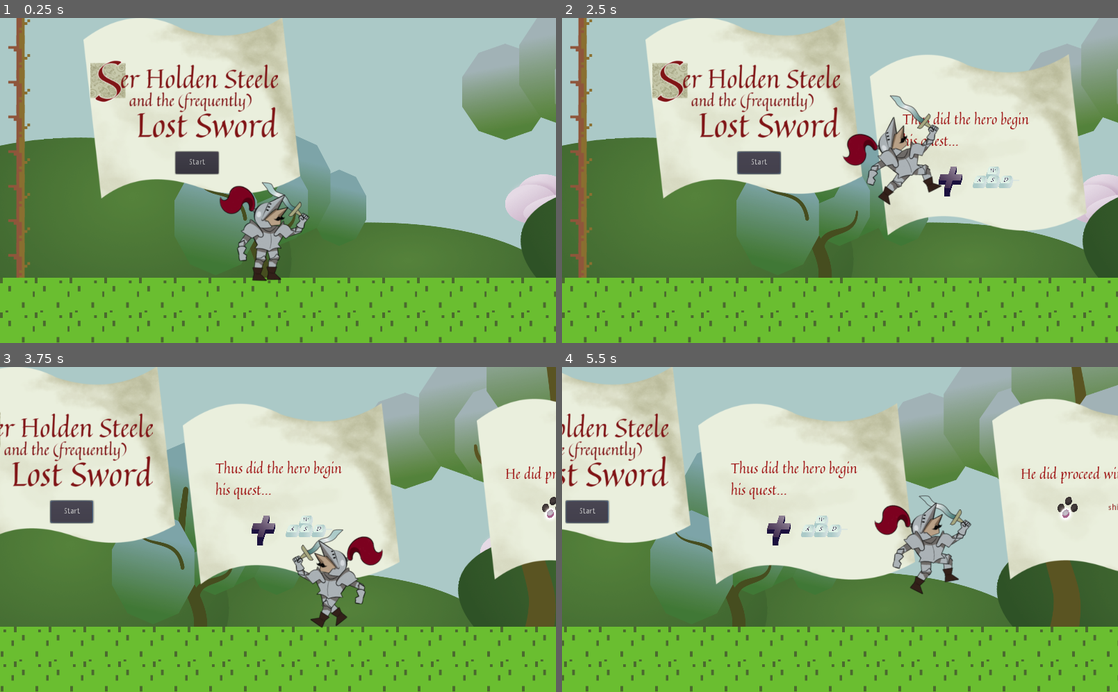
Above: before the commit, frames 1-4 (two rows, left to right).
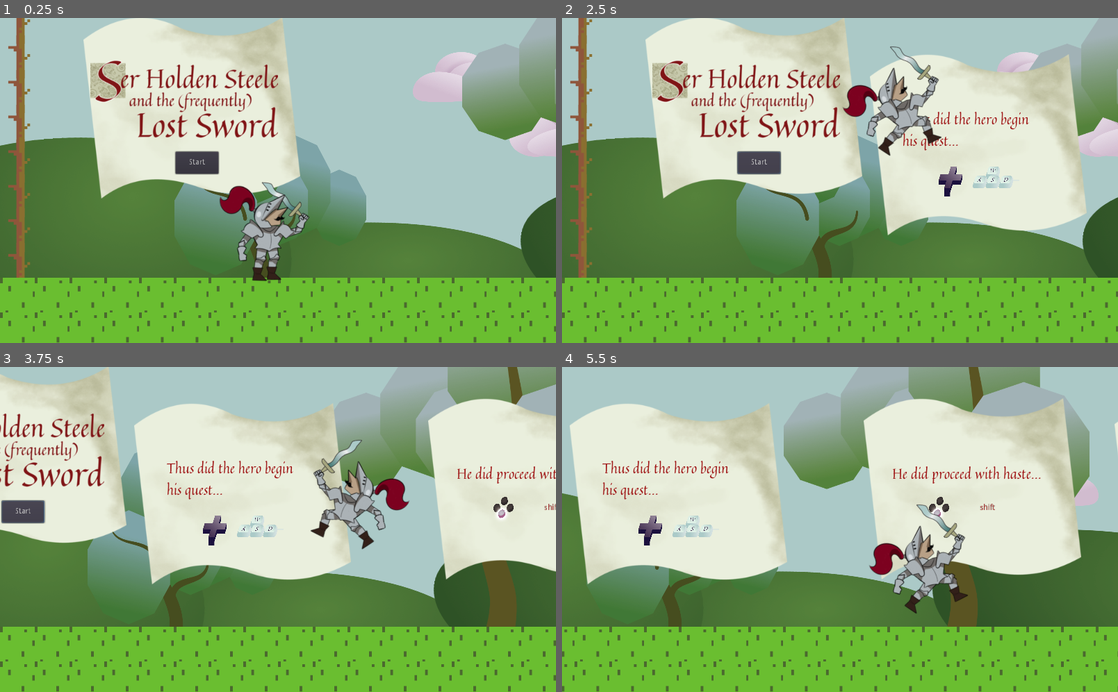
Above: after the commit, the same moments.

Repository: JRo-Robros/ggj2021-LostSword
Game: Godot game, scene res://Main.tscn
Same seed, same stepped clock (60 frames per second), same inputs: the game is played once before the commit and once after it.
Inputs:
- Up to frame 1 (0.25 s): no input
- Up to frame 2 (2.5 s): click "Start" at 0.5 s; click "Start" at 1.25 s; tap Enter (x) at 2 s; hold D (right) from 2.03 s (still down); hold Space (a) from 2.03 s (still down); tap W (up) at 2.27 s; tap Shift (b) at 2.3 s
- Up to frame 3 (3.75 s): tap W (up) at 2.57, 3.02, 3.32 s; release Space (a) at 2.78 s; tap Shift (b) at 2.85 s; tap Enter (x) at 3.05, 3.6 s; release D (right) at 3.53 s; hold A (left) from 3.53 s (still down)
- Up to frame 4 (5.5 s): tap E (y) at 3.8, 4.35 s; release A (left) at 4.28 s; hold D (right) from 4.28 s (still down); tap W (up) at 4.52, 4.55, 4.82 s; hold W (up) from 5.03 s (still down); tap Space (a) at 5.3 s

The runs differ from the first frame. In frame 1, 2.6% of the frame differs, in the area x 74-100%, y 10-64%; in frame 2, 5.1%; in frame 3, 37%; in frame 4, 50%, in the area x 0-100%, y 0-100%.

Commit message:
Updated controls

Diff:
--- a/Dragon1.tscn
+++ b/Dragon1.tscn
@@ -99,7 +99,7 @@
 [node name="AnimatedSprite" type="AnimatedSprite" parent="."]
 position = Vector2( -96, -202 )
 frames = SubResource( 1 )
-frame = 2
+frame = 6
 playing = true
 offset = Vector2( 199, -3 )
 
@@ -130,7 +130,7 @@
 collision_mask = 1024
 
 [node name="CollisionShape2D" type="CollisionShape2D" parent="hurtbox"]
-position = Vector2( 210, 44 )
+position = Vector2( 178.252, 79.7165 )
 shape = SubResource( 5 )
 
 [node name="coloranim" type="AnimationPlayer" parent="."]
--- a/HordeLevel.tscn
+++ b/HordeLevel.tscn
@@ -106,25 +106,18 @@
 region_enabled = true
 region_rect = Rect2( 1150, 0, 350, 360 )
 
-[node name="Sprite3" type="Sprite" parent="texture"]
-position = Vector2( 240, 197 )
-scale = Vector2( 0.088492, 0.362485 )
-texture = ExtResource( 11 )
-region_enabled = true
-region_rect = Rect2( 20, 410, 720, 210 )
-
 [node name="Label" type="Label" parent="."]
 anchor_left = 0.361
 anchor_top = 0.207
 anchor_right = 0.361
 anchor_bottom = 0.207
-margin_left = 408.0
+margin_left = 387.024
 margin_top = 191.0
-margin_right = 466.0
+margin_right = 553.024
 margin_bottom = 277.0
 custom_fonts/font = ExtResource( 10 )
 custom_colors/font_color = Color( 0, 0, 0, 1 )
-text = "E"
+text = "E or Down"
 align = 1
 valign = 1
 __meta__ = {
--- a/Knight.tscn
+++ b/Knight.tscn
@@ -1358,8 +1358,8 @@
 "values": [ -11.4479, -11.4479 ]
 }
 
-[sub_resource type="RectangleShape2D" id=8]
-extents = Vector2( 64, 94 )
+[sub_resource type="CircleShape2D" id=8]
+radius = 94.0661
 
 [node name="Knight" type="KinematicBody2D"]
 script = ExtResource( 2 )
@@ -1381,6 +1381,7 @@
 
 [node name="body" type="Sprite" parent="char"]
 position = Vector2( -15, -12 )
+rotation = 0.180006
 texture = ExtResource( 5 )
 __meta__ = {
 "_edit_bone_": true,
@@ -1389,7 +1390,7 @@
 
 [node name="Shoulder" type="Sprite" parent="char/body"]
 position = Vector2( 45, -13 )
-rotation = -0.0867476
+rotation = -1.39118
 texture = ExtResource( 9 )
 offset = Vector2( -42.2993, 13.2572 )
 __meta__ = {
@@ -1400,7 +1401,7 @@
 [node name="arm" type="Sprite" parent="char/body/Shoulder"]
 show_behind_parent = true
 position = Vector2( 8.25315, 10.9236 )
-rotation = -2.33272
+rotation = -1.6019
 texture = ExtResource( 6 )
 offset = Vector2( 9.21666, 6.35783 )
 __meta__ = {
@@ -1409,7 +1410,7 @@
 
 [node name="hand" type="Sprite" parent="char/body/Shoulder/arm"]
 position = Vector2( -12.4874, 19.3394 )
-rotation = -0.034399
+rotation = -0.129387
 texture = ExtResource( 8 )
 offset = Vector2( -55.9691, -13.4628 )
 __meta__ = {
@@ -1419,7 +1420,7 @@
 [node name="sword" type="Sprite" parent="char/body/Shoulder/arm/hand"]
 show_behind_parent = true
 position = Vector2( 8.8326, 26.8367 )
-rotation = 1.59796
+rotation = 1.50232
 texture = ExtResource( 12 )
 offset = Vector2( 0.460043, -45.2016 )
 __meta__ = {
@@ -1428,6 +1429,7 @@
 
 [node name="Head" type="Sprite" parent="char/body"]
 position = Vector2( 7, -4 )
+rotation = -0.181647
 texture = ExtResource( 10 )
 __meta__ = {
 "_edit_bone_": true
@@ -1435,7 +1437,7 @@
 
 [node name="Shoulder-f" type="Sprite" parent="char/body"]
 position = Vector2( 5, -5 )
-rotation = 0.126744
+rotation = 0.0860182
 texture = ExtResource( 4 )
 offset = Vector2( -5, 5 )
 __meta__ = {
@@ -1446,7 +1448,7 @@
 [node name="Arm-f" type="Sprite" parent="char/body/Shoulder-f"]
 show_behind_parent = true
 position = Vector2( -13, 5 )
-rotation = 0.0655682
+rotation = 0.704933
 texture = ExtResource( 6 )
 offset = Vector2( 9, 6 )
 __meta__ = {
@@ -1455,7 +1457,7 @@
 
 [node name="hand-f" type="Sprite" parent="char/body/Shoulder-f/Arm-f"]
 position = Vector2( -12, 22 )
-rotation = -0.199804
+rotation = -0.799012
 texture = ExtResource( 13 )
 offset = Vector2( 21, -18 )
 __meta__ = {
@@ -1465,7 +1467,7 @@
 [node name="Leg" type="Sprite" parent="char/body"]
 show_behind_parent = true
 position = Vector2( 30, 20 )
-rotation = -0.343397
+rotation = -1.09583
 texture = ExtResource( 11 )
 offset = Vector2( -13, -22 )
 __meta__ = {
@@ -1476,7 +1478,7 @@
 [node name="Boot" type="Sprite" parent="char/body/Leg"]
 show_behind_parent = true
 position = Vector2( -6, 23 )
-rotation = 0.318285
+rotation = 1.10999
 texture = ExtResource( 7 )
 offset = Vector2( -9, -41 )
 __meta__ = {
@@ -1486,6 +1488,7 @@
 [node name="Leg-f" type="Sprite" parent="char/body"]
 show_behind_parent = true
 position = Vector2( 13, 22 )
+rotation = -0.971442
 texture = ExtResource( 11 )
 offset = Vector2( -13, -22 )
 __meta__ = {
@@ -1496,6 +1499,7 @@
 [node name="Boot-f" type="Sprite" parent="char/body/Leg-f"]
 show_behind_parent = true
 position = Vector2( -6, 23 )
+rotation = 0.937053
 texture = ExtResource( 7 )
 offset = Vector2( -9, -41 )
 __meta__ = {
@@ -1507,7 +1511,7 @@
 collision_mask = 1024
 
 [node name="CollisionShape2D" type="CollisionShape2D" parent="AttackBox"]
-position = Vector2( 88, -19 )
+position = Vector2( 78.261, -13.7559 )
 shape = SubResource( 8 )
 
 [node name="AudioStreamPlayer2D" type="AudioStreamPlayer2D" parent="."]
--- a/Main.tscn
+++ b/Main.tscn
@@ -46,17 +46,17 @@
 motion_scale = Vector2( 0.2, 0.2 )
 
 [node name="Sprite" type="Sprite" parent="ParallaxBackground/ParallaxLayer3"]
-position = Vector2( 599.3, 101.95 )
+position = Vector2( 607.309, -20.8552 )
 scale = Vector2( 0.3, 0.3 )
 texture = ExtResource( 8 )
 
 [node name="Sprite2" type="Sprite" parent="ParallaxBackground/ParallaxLayer3"]
-position = Vector2( 1072, 63 )
+position = Vector2( 853.086, -70.484 )
 scale = Vector2( 0.3, 0.3 )
 texture = ExtResource( 8 )
 
 [node name="Sprite3" type="Sprite" parent="ParallaxBackground/ParallaxLayer3"]
-position = Vector2( 3182, 80 )
+position = Vector2( 432.23, -122.896 )
 scale = Vector2( 0.3, 0.3 )
 texture = ExtResource( 8 )
 flip_h = true
@@ -113,8 +113,8 @@
 texture = ExtResource( 11 )
 
 [node name="Sprite8" type="Sprite" parent="ParallaxBackground/ParallaxLayer"]
-position = Vector2( 2450, 283 )
-scale = Vector2( 0.712928, 0.738191 )
+position = Vector2( 2118.96, 273.656 )
+scale = Vector2( 0.564049, 0.649649 )
 texture = ExtResource( 9 )
 flip_h = true
 
@@ -142,8 +142,13 @@
 
 [node name="Sprite2" type="Sprite" parent="ParallaxBackground/ParallaxLayer4"]
 modulate = Color( 0.588235, 0.878431, 0.698039, 1 )
-position = Vector2( 2699, 122 )
-scale = Vector2( 0.827946, 0.846482 )
+position = Vector2( 2669.63, 214.104 )
+scale = Vector2( 0.645231, 0.666715 )
+texture = ExtResource( 9 )
+
+[node name="Sprite3" type="Sprite" parent="ParallaxBackground/ParallaxLayer4"]
+position = Vector2( 2206.44, 298.199 )
+scale = Vector2( 0.594476, 0.583539 )
 texture = ExtResource( 9 )
 
 [node name="env" type="Node2D" parent="."]
--- a/Player.gd
+++ b/Player.gd
@@ -36,7 +36,7 @@
 
 func _physics_process(delta):
 
-	if Input.is_action_just_pressed("y"):
+	if Input.is_action_just_pressed("y") or Input.is_action_just_pressed("down"):
 		var ray = get_node_or_null('./RayCast2D')
 		if ray != null:
 			if ray.on_tile:
@@ -93,7 +93,7 @@
 		if is_on_floor():
 			vel.x = lerp(vel.x, 0, 0.8)
 
-	if Input.is_action_just_pressed("a"):
+	if Input.is_action_just_pressed("a") or Input.is_action_just_pressed("up"):
 		jumpBuffer = MAX_JUMP_BUFFER
 		if doubleJumpReady:
 			vel.y = JUMPFORCE
@@ -105,7 +105,7 @@
 	else:
 		jumpBuffer -= 1
 
-	if Input.is_action_pressed("a") and varjump:
+	if Input.is_action_pressed("a") and varjump or Input.is_action_pressed("up") and varjump:
 		vel.y = vel.y - GRAVITY * delta
 
 	if is_on_floor() and jumpBuffer > 0:
--- a/project.godot
+++ b/project.godot
@@ -30,6 +30,7 @@
 "events": [ Object(InputEventJoypadButton,"resource_local_to_scene":false,"resource_name":"","device":0,"button_index":15,"pressure":0.0,"pressed":false,"script":null)
 , Object(InputEventKey,"resource_local_to_scene":false,"resource_name":"","device":0,"alt":false,"shift":false,"control":false,"meta":false,"command":false,"pressed":false,"scancode":68,"unicode":0,"echo":false,"script":null)
 , Object(InputEventJoypadMotion,"resource_local_to_scene":false,"resource_name":"","device":0,"axis":0,"axis_value":1.0,"script":null)
+, Object(InputEventKey,"resource_local_to_scene":false,"resource_name":"","device":0,"alt":false,"shift":false,"control":false,"meta":false,"command":false,"pressed":false,"scancode":16777233,"unicode":0,"echo":false,"script":null)
  ]
 }
 left={
@@ -37,6 +38,7 @@
 "events": [ Object(InputEventJoypadButton,"resource_local_to_scene":false,"resource_name":"","device":0,"button_index":14,"pressure":0.0,"pressed":false,"script":null)
 , Object(InputEventKey,"resource_local_to_scene":false,"resource_name":"","device":0,"alt":false,"shift":false,"control":false,"meta":false,"command":false,"pressed":false,"scancode":65,"unicode":0,"echo":false,"script":null)
 , Object(InputEventJoypadMotion,"resource_local_to_scene":false,"resource_name":"","device":0,"axis":0,"axis_value":-1.0,"script":null)
+, Object(InputEventKey,"resource_local_to_scene":false,"resource_name":"","device":0,"alt":false,"shift":false,"control":false,"meta":false,"command":false,"pressed":false,"scancode":16777231,"unicode":0,"echo":false,"script":null)
  ]
 }
 up={
@@ -44,6 +46,7 @@
 "events": [ Object(InputEventJoypadButton,"resource_local_to_scene":false,"resource_name":"","device":0,"button_index":12,"pressure":0.0,"pressed":false,"script":null)
 , Object(InputEventKey,"resource_local_to_scene":false,"resource_name":"","device":0,"alt":false,"shift":false,"control":false,"meta":false,"command":false,"pressed":false,"scancode":87,"unicode":0,"echo":false,"script":null)
 , Object(InputEventJoypadMotion,"resource_local_to_scene":false,"resource_name":"","device":0,"axis":1,"axis_value":-1.0,"script":null)
+, Object(InputEventKey,"resource_local_to_scene":false,"resource_name":"","device":0,"alt":false,"shift":false,"control":false,"meta":false,"command":false,"pressed":false,"scancode":16777232,"unicode":0,"echo":false,"script":null)
  ]
 }
 down={
@@ -51,6 +54,7 @@
 "events": [ Object(InputEventJoypadButton,"resource_local_to_scene":false,"resource_name":"","device":0,"button_index":13,"pressure":0.0,"pressed":false,"script":null)
 , Object(InputEventKey,"resource_local_to_scene":false,"resource_name":"","device":0,"alt":false,"shift":false,"control":false,"meta":false,"command":false,"pressed":false,"scancode":83,"unicode":0,"echo":false,"script":null)
 , Object(InputEventJoypadMotion,"resource_local_to_scene":false,"resource_name":"","device":0,"axis":1,"axis_value":1.0,"script":null)
+, Object(InputEventKey,"resource_local_to_scene":false,"resource_name":"","device":0,"alt":false,"shift":false,"control":false,"meta":false,"command":false,"pressed":false,"scancode":16777234,"unicode":0,"echo":false,"script":null)
  ]
 }
 x={
Not shown: 1 places in Main.tscn that only renumber resources
